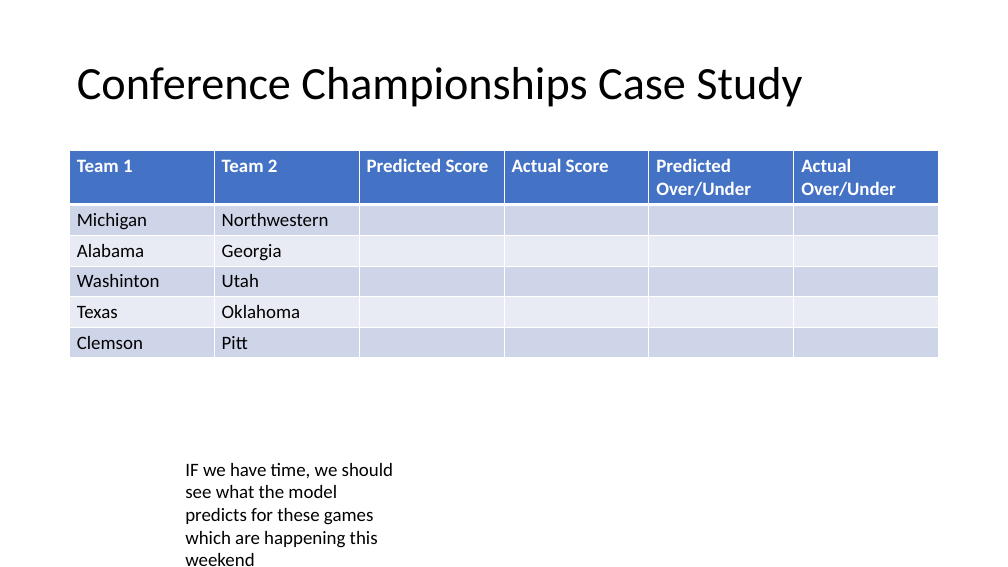
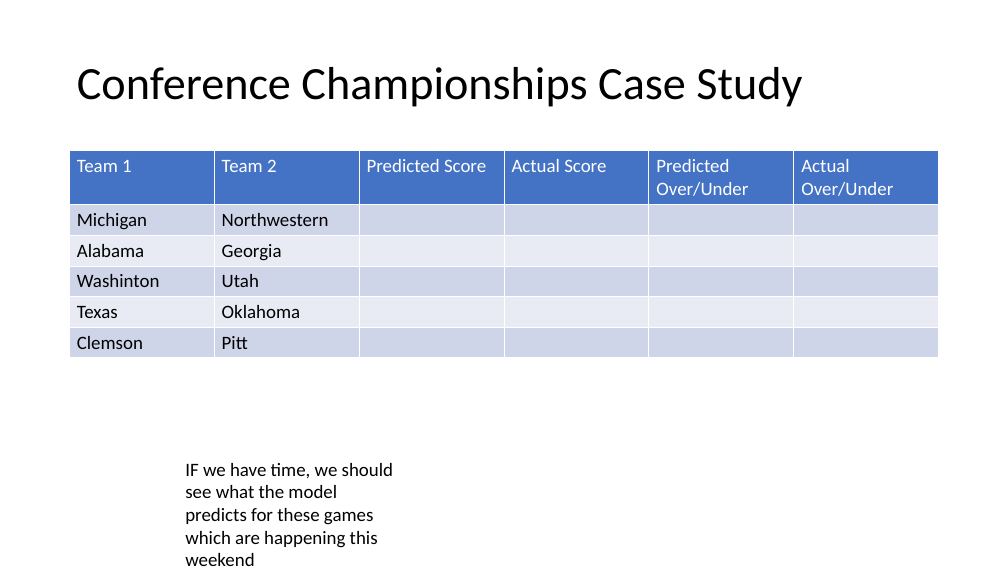
Before and after one commit to cjmasini/football_predictor, a slide deck: slide 8 of Presentation.pptx. Drawn at 1008x567 pixels with LibreOffice and Linux fonts; fonts in the diff are those of the drawing. Boxes give left, top, right and bottom in pixels: in the first picture for what was removed or moved away, otherwise in the second. Text is boxed around its words. In the diff, an @@ line names an element or a change of style, - is before the commit and + after.

```diff
--- a/Presentation.pptx
+++ b/Presentation.pptx
@@ table at (70, 151, 941, 358) @@
@@ bold off in "Team 1", "Team 2", "Predicted Score", "Actual Score" and 2 more places @@
```
Also in this commit, not shown: 5 other slides changed.
